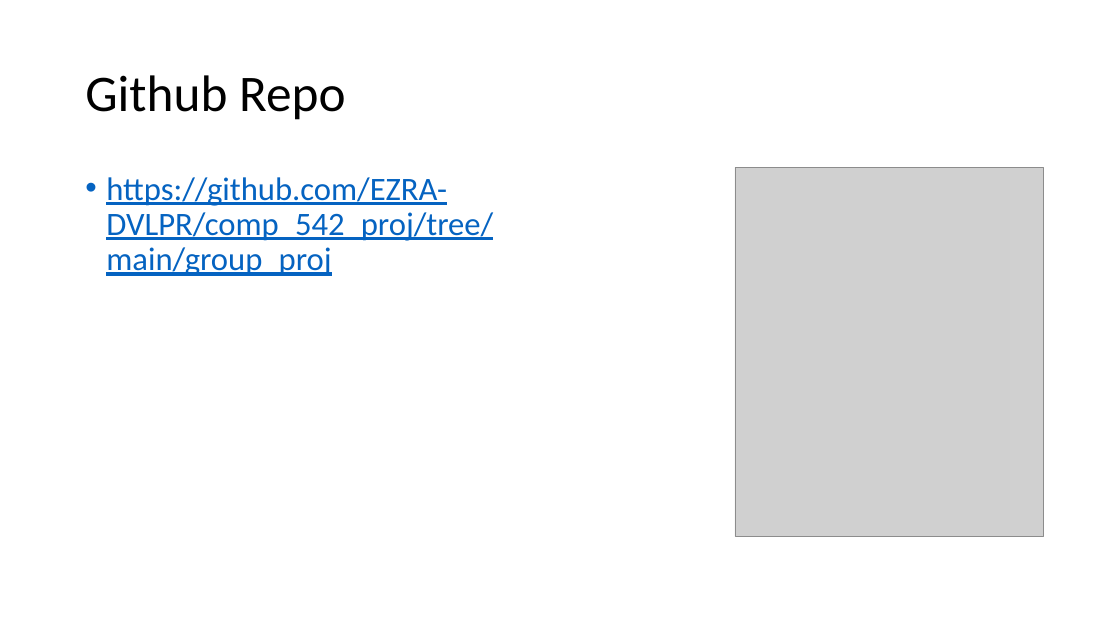
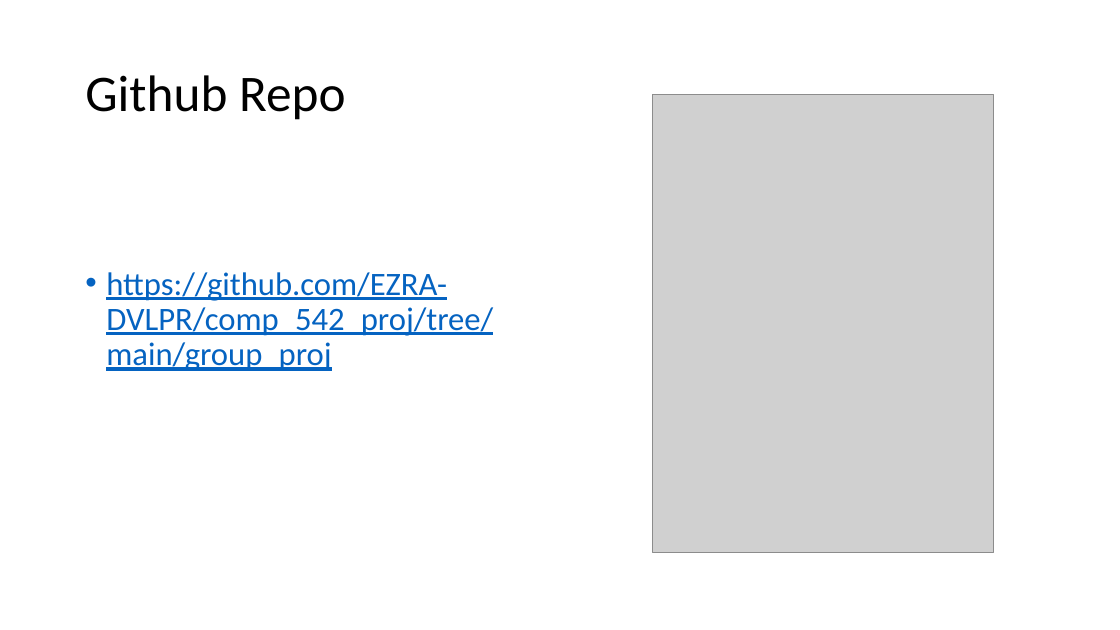
Before and after one commit to EZRA-DVLPR/MachineLearning-Comp542, a slide deck: slide 6 of group_proj/presentations/projPres1.pptx. Drawn at 1120x630 pixels with LibreOffice and Linux fonts; fonts in the diff are those of the drawing; grey boxes stand for pictures. Boxes give left, top, right and bottom in pixels: in the first picture for what was removed or moved away, otherwise in the second. Text is boxed around its words. In the diff, an @@ line names an element or a change of style, - is before the commit and + after.

```diff
--- a/group_proj/presentations/projPres1.pptx
+++ b/group_proj/presentations/projPres1.pptx
@@ picture: place and size @@
-picture at (735,168,1044,537)
+picture at (653,94,994,553)
@@ text "https://github.com/EZRA-DVLPR/comp_542_proj/tree/main/group_ ...": place and size @@
-text "https://github.com/EZRA-DVLPR/comp_542_proj/tree/main/group_ ..." at (106,177,493,276)
+text "https://github.com/EZRA-DVLPR/comp_542_proj/tree/main/group_ ..." at (106,272,493,371)
```
Also in this commit, not shown: 2 other slides changed, 1 other file.
